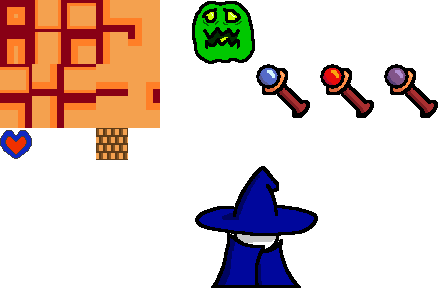
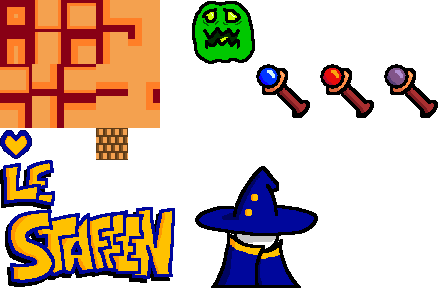
Comparing the layer stacks of the two 448×288 images. Changes:
painted on "Livello incollato #1" over left=245, top=194, right=258, bottom=216
painted on "Livello incollato #2" over left=230, top=238, right=280, bottom=278
added layer "Livello incollato #6" above "Livello incollato #7" over left=3, top=160, right=175, bottom=283
added layer "Livello incollato #7" above "Tiles.png" over left=0, top=164, right=172, bottom=287
painted on "Tiles.png" over left=0, top=68, right=278, bottom=287
